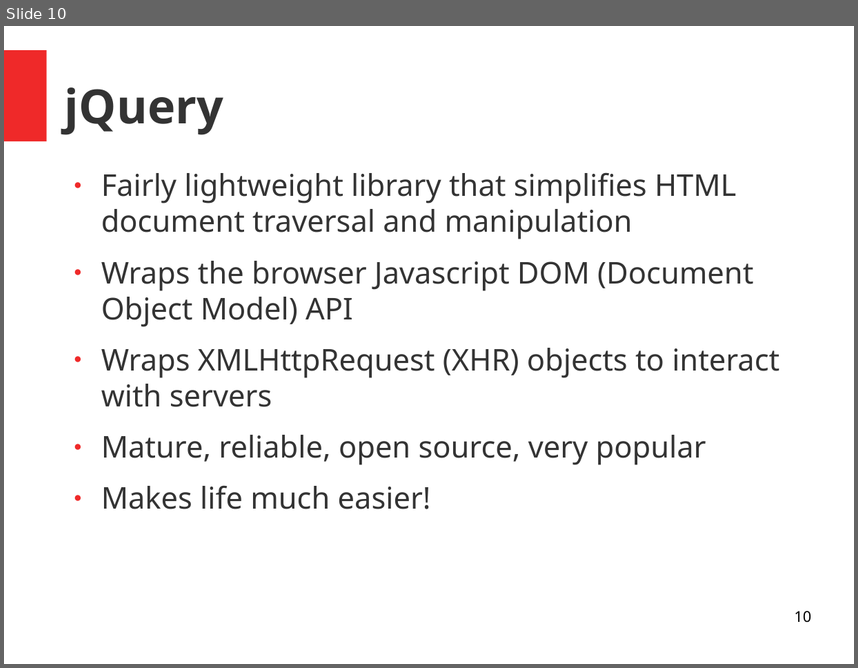
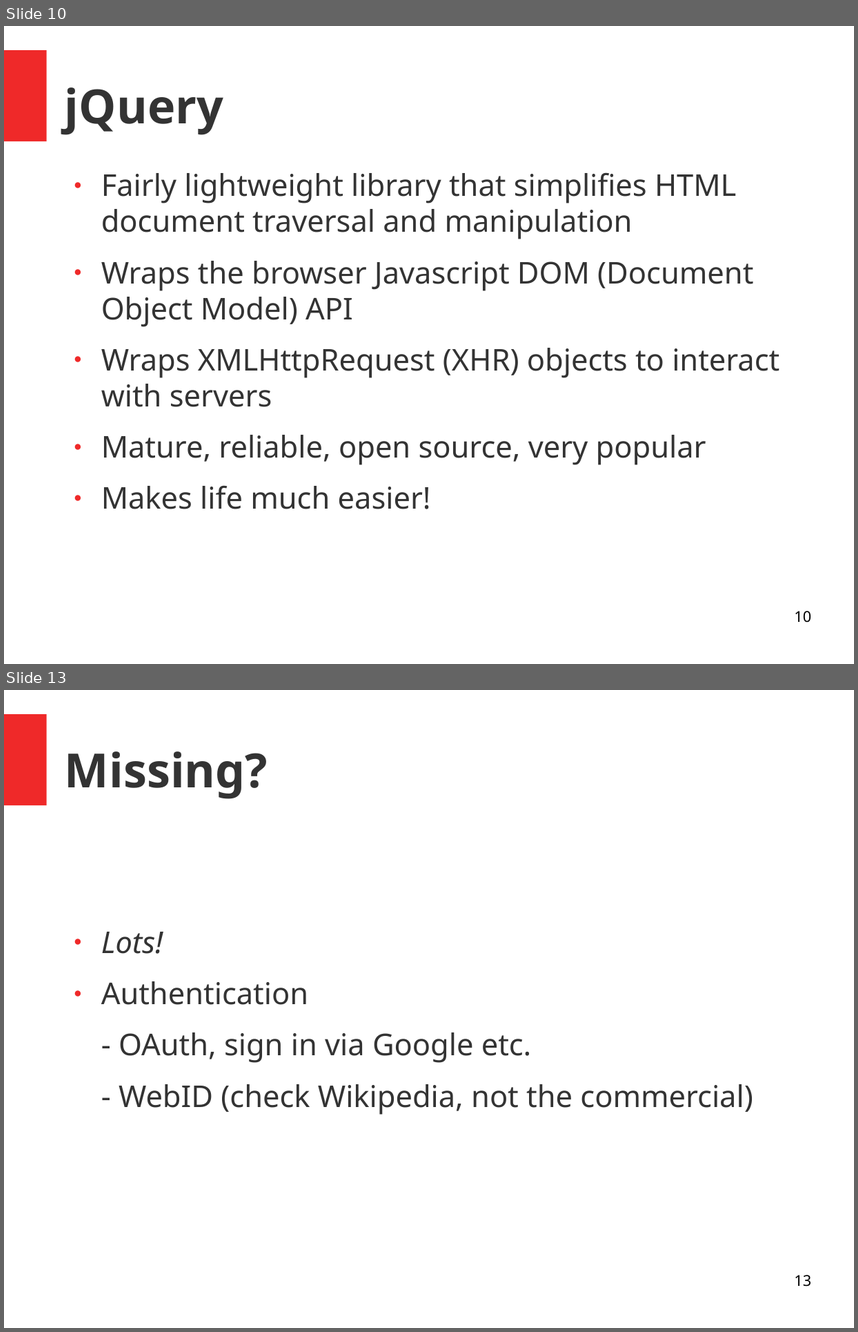
Before and after one commit to danja/danja.github.io, a slide deck: tutorials/browser-sparql-apps/slides.odp. Shown one above the other, each under a label of ours: slide 10 before the commit, slides 10 and 13 after it; the slides between them are not shown. The pictures are 858x668 and 858x1332 pixels, drawn with LibreOffice and Linux fonts; fonts in the diff are those of the drawing. Boxes give left, top, right and bottom in pixels: in the first picture for what was removed or moved away, otherwise in the second. Text is boxed around its words. In the diff, an @@ line names an element or a change of style, - is before the commit and + after.

```diff
--- a/tutorials/browser-sparql-apps/slides.odp
+++ b/tutorials/browser-sparql-apps/slides.odp
@@ slide 13 added at (4, 690, 854, 1328), background #FFFFFF; not listed: 1 template element that a slide beside it also shows @@
@@ title added at (65, 751, 268, 799), 44 pt, text #333333, bold @@
+Missing?
@@ text added at (101, 931, 753, 1114), 28 pt, text #333333 @@
+● Lots!
+● Authentication
+- OAuth, sign in via Google etc.
+- WebID (check Wikipedia, not the commercial)
@@ page number added at (794, 1274, 811, 1286), 14 pt, text #000000 @@
+13
```
Also in this commit, not shown: 2 slides changed, 3 other slides added, 2 other files.
